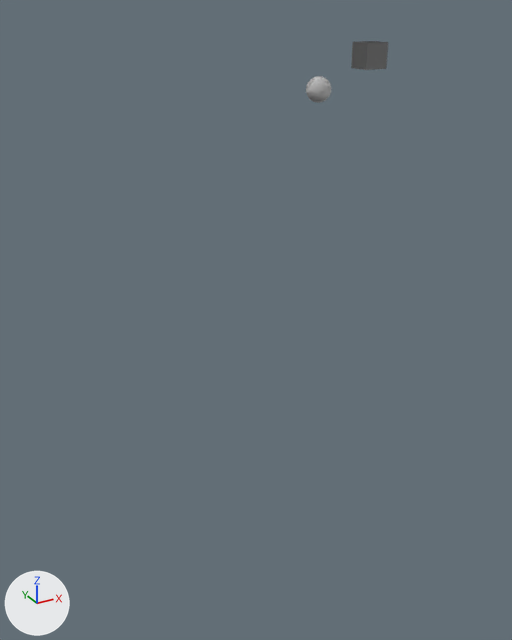
Two versions of the Blender file FBXLinker.blend, one commit apart.
One viewpoint serves both versions: a 50 mm camera at (-33.1, -53.3, 5.9) aimed at (5.6, 17.1, -29.3). Every picture has the same lights, and +X, +Y and +Z are marked at lower left.
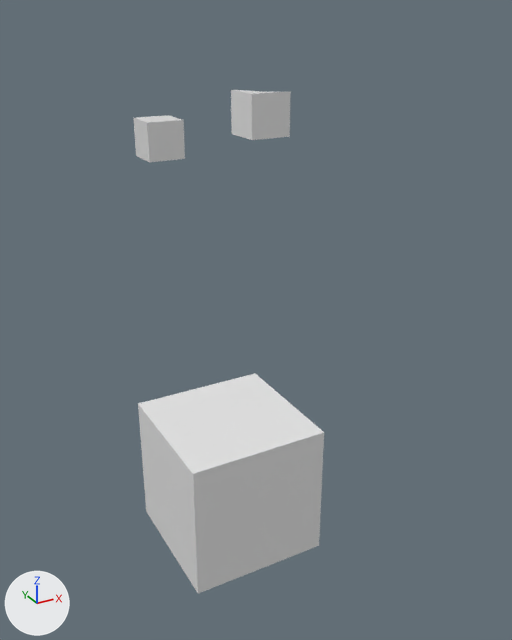
What differs and where, as boxes [x1, y1, x2, y2] in the pictures (512 x 640 px):
'Cube.002', added: after [138, 374, 324, 594]
'Cube', moved, rescaled (37% wider, 60% taller): before [351, 41, 388, 70]; after [134, 115, 185, 162]
'Cube.001', moved, rescaled (not visible before): after [231, 90, 291, 140]
'Sphere.001', deleted: before [306, 76, 331, 103]

The change, as a list of edits to the scene's bpy script:
```text
Add me_cube_070:
    me_cube_070.from_pydata(...)  # a box spanning x -1.0..1.0, y -1.0..1.0, z -1.0..1.0
Change ob_cube:
    ob_cube.location: (4.1, -4.4, 2.5) -> (-8.5, 10.3, -5.2)
    ob_cube.scale: (1.0, 1.0, 1.0) -> (1.76, 1.76, 1.76)
Remove ob_sphere_001:
    ob_sphere_001 = bpy.data.objects.new('Sphere.001', me_sphere_013)
    ob_sphere_001.location = (-0.3, -3.8, 0.0)
Change ob_cube_001:
    ob_cube_001.location: (4.1, -4.4, 2.5) -> (-3.9, -0.9, -1.9)
    ob_cube_001.scale: (1.0, 1.0, 1.0) -> (1.76, 1.76, 1.76)
Add ob_cube_002:
    ob_cube_002 = bpy.data.objects.new('Cube.002', me_cube_070)
    ob_cube_002.location = (6.8, 28.0, -59.7)
    ob_cube_002.scale = (-10.2, -10.2, -10.2)
```
